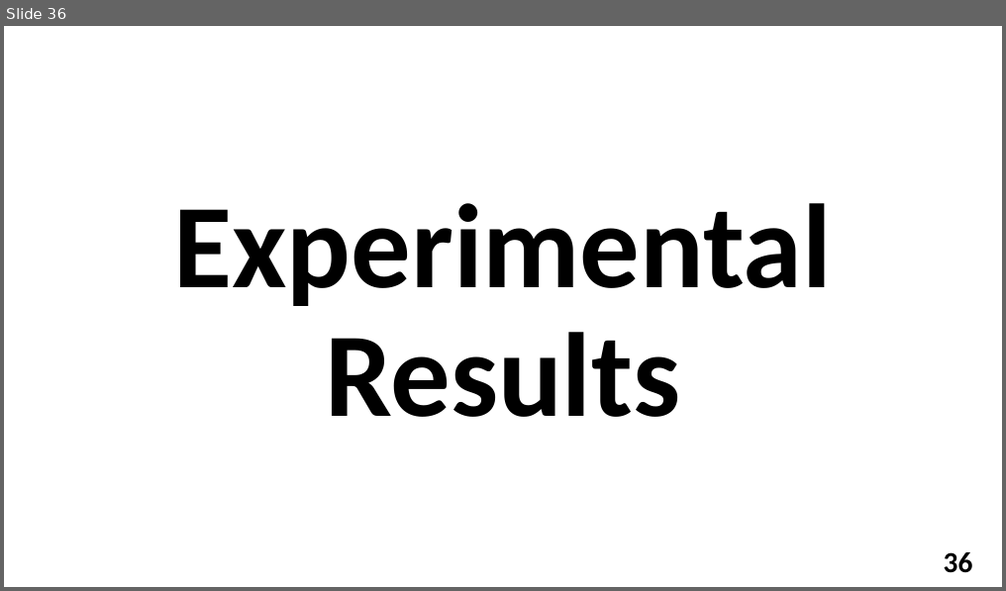
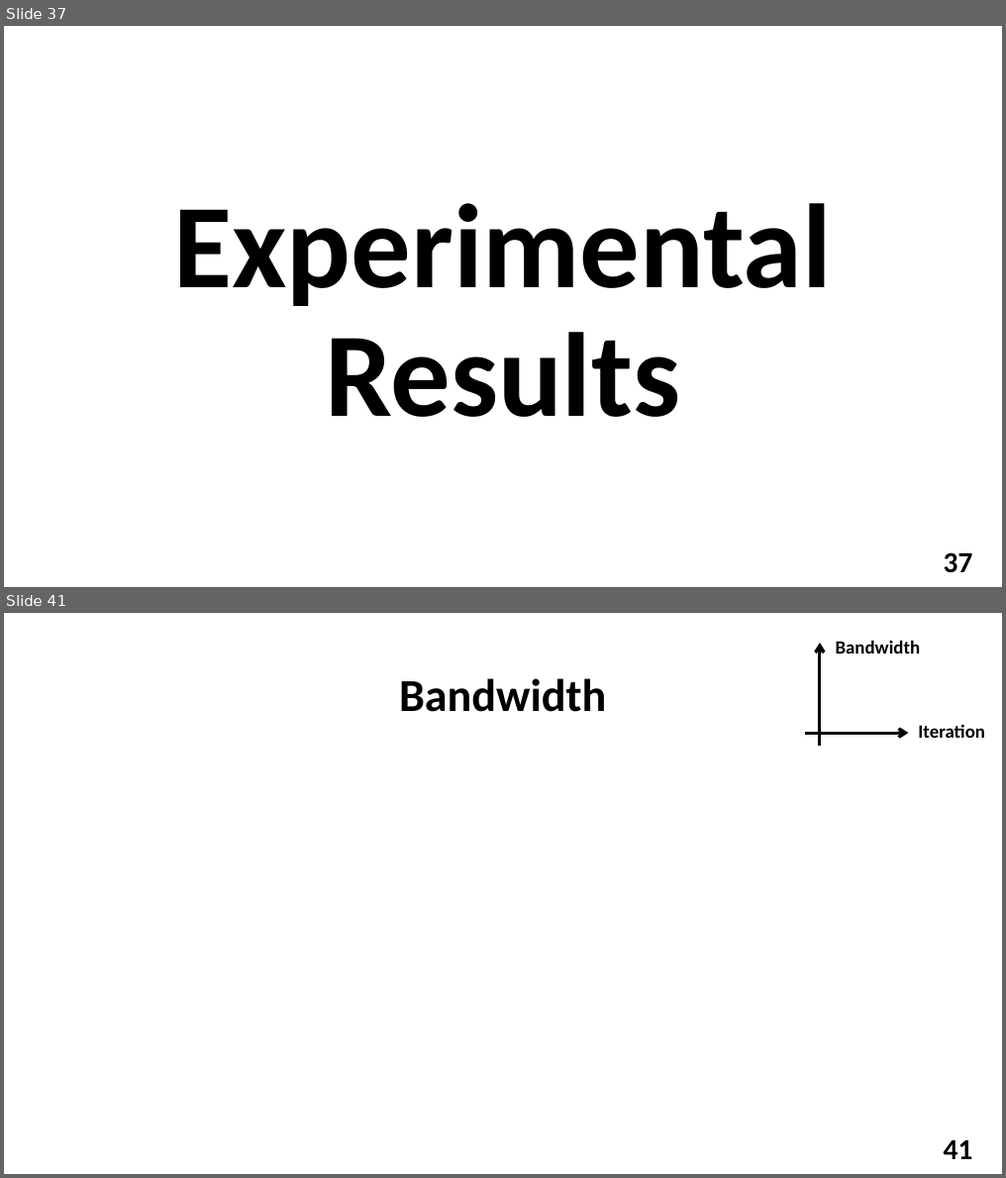
Before and after one commit to YuvalAlf/Distributed-Monitoring, a slide deck: What We Did So Far Dec 2018.pptx. Shown one above the other, each under a label of ours: slide 36 before the commit, slides 37 and 41 after it; the slides between them are not shown. The pictures are 1006x591 and 1006x1178 pixels, drawn with LibreOffice and Linux fonts; fonts in the diff are those of the drawing; background and template pictures are left out. Boxes give left, top, right and bottom in pixels: in the first picture for what was removed or moved away, otherwise in the second. Text is boxed around its words. In the diff, an @@ line names an element or a change of style, - is before the commit and + after.

```diff
--- a/What We Did So Far Dec 2018.pptx
+++ b/What We Did So Far Dec 2018.pptx
@@ slide 41 added at (x1=4, y1=613, x2=1002, y2=1174), background picture (left out); not listed: 1 template element that a slide beside it also shows @@
@@ group added at (x1=806, y1=640, x2=985, y2=746): 2 arrows, 2 texts @@
+Iteration
+Bandwidth
@@ title added at (x1=399, y1=678, x2=606, y2=712), 44 pt, text #000000, bold @@
+Bandwidth
@@ what was slide 36 is now slide 37 @@
@@ page number at (x1=944, y1=553, x2=973, y2=573): text changed @@
-36
+37
```
Also in this commit, not shown: 4 slides changed, 15 other slides added.
